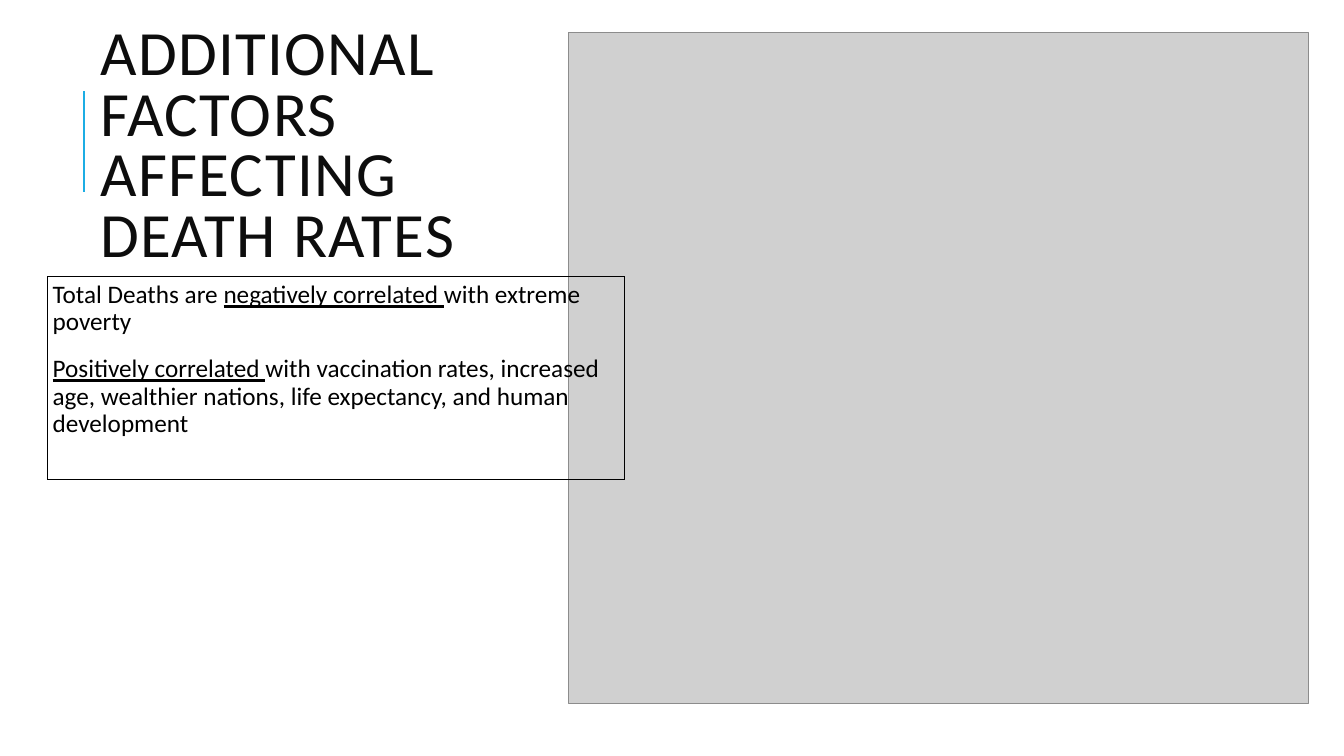
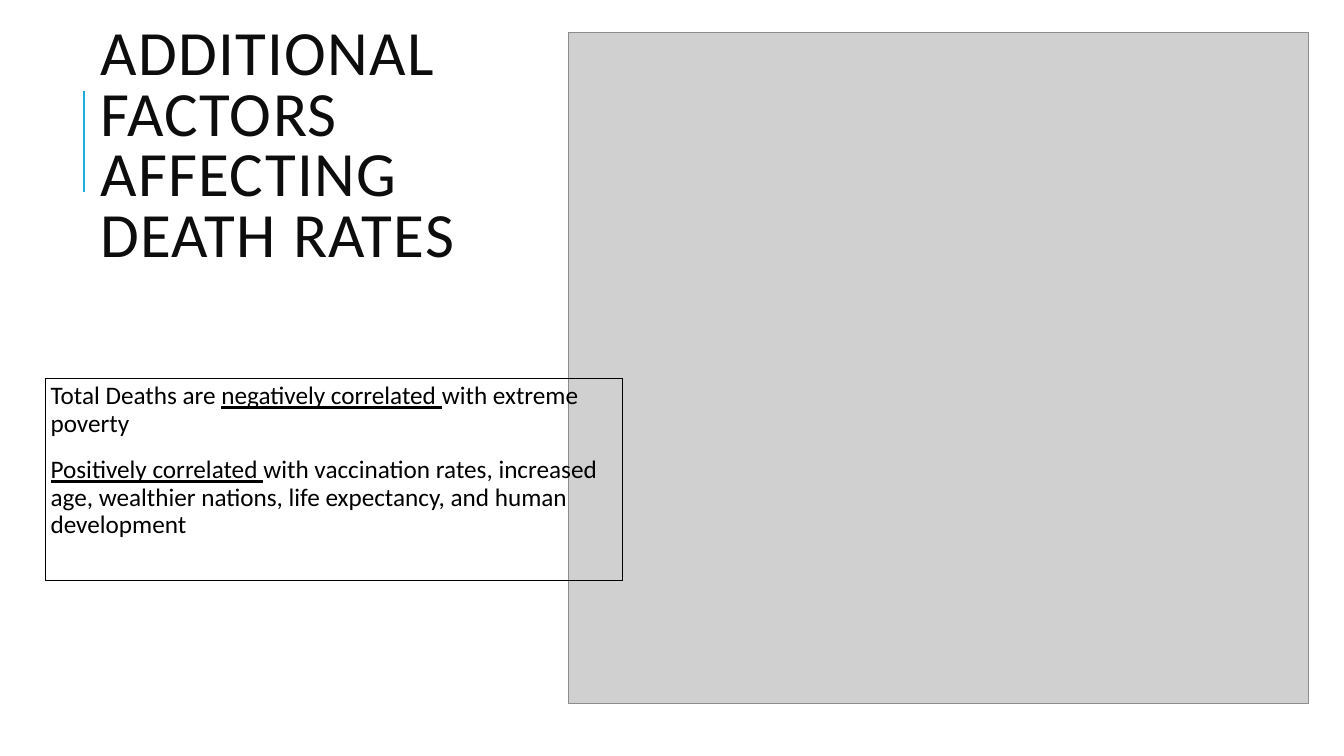
Before and after one commit to tralinde/covid_data_project, a slide deck: slide 9 of ppt/Covid Death Rates.pptx. Drawn at 1344x756 pixels with LibreOffice and Linux fonts; fonts in the diff are those of the drawing; grey boxes stand for pictures. Boxes give left, top, right and bottom in pixels: in the first picture for what was removed or moved away, otherwise in the second. Text is boxed around its words. In the diff, an @@ line names an element or a change of style, - is before the commit and + after.

```diff
--- a/ppt/Covid Death Rates.pptx
+++ b/ppt/Covid Death Rates.pptx
@@ rectangle "Total Deaths are negatively correlated ...": place and size @@
-rectangle "Total Deaths are negatively correlated ..." at <box>47,277,625,480</box>
+rectangle "Total Deaths are negatively correlated ..." at <box>45,378,623,581</box>
```
Also in this commit, not shown: 5 other slides changed.
